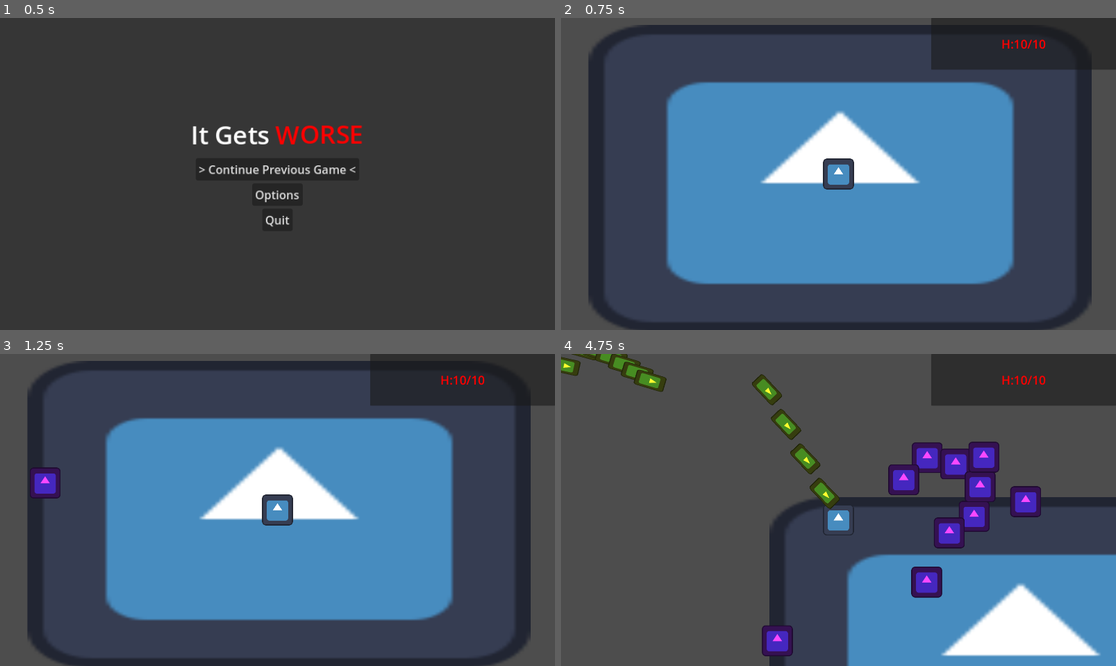
Above: before the commit, frames 1-4 (two rows, left to right).
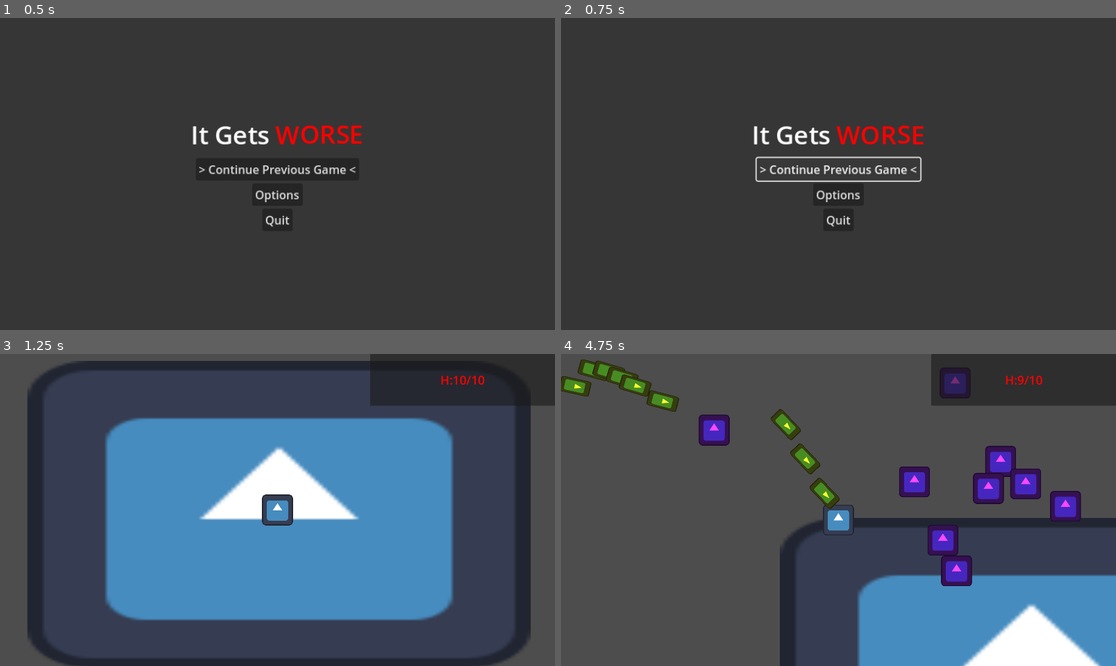
Above: after the commit, the same moments.

Repository: PixelSaver/it-gets-worse
Game: Godot game, scene res://UI/main_menu.tscn
Two runs of this game, one before a commit and one after it. Both use one fixed random seed, a clock stepped at 60 frames per second and the inputs below. The engine's default icon, where the game draws it, is replaced by a stand-in: a white triangle on a blue panel in a dark square.
Inputs (mouse positions are in pixels of both pictures, inside the frame that each line leads up to):
- Up to frame 1 (0.5 s): no input
- Up to frame 2 (0.75 s): click "> Continue Previous Game <" at 0.5 s
- Up to frame 3 (1.25 s): no input
- Up to frame 4 (4.75 s): tap Enter at 1.25 s; move the mouse to (810, 572) at 1.27 s; press the mouse at (810, 572) at 1.28 s; hold W (up) 1.28-2.78 s; move the mouse to (1005, 556) at 2.02 s; release the mouse at (1005, 556) at 2.03 s; click (1005, 556) at 2.1 s; move the mouse to (672, 463) at 2.77 s; press the mouse at (672, 463) at 2.78 s; hold A (left) 2.78-4.28 s; move the mouse to (866, 510) at 3.52 s; release the mouse at (866, 510) at 3.53 s; click (866, 510) at 3.6 s; move the mouse to (755, 432) at 4.27 s; press the mouse at (755, 432) at 4.28 s; hold S (down) from 4.28 s (still down)

Frame 1 is identical in both runs. In frame 2, 75% of the frame differs, in the area x 8-96%, y 2-98%; in frame 3, 0.5%; in frame 4, 20%.

Commit message:
death menu and pause menu

Diff:
--- a/Scenes/main.tscn
+++ b/Scenes/main.tscn
@@ -8,6 +8,8 @@
 [ext_resource type="PackedScene" uid="uid://ccmysrmb86a4n" path="res://Scripts/Components/hitbox_component.tscn" id="5_344ge"]
 [ext_resource type="Script" uid="uid://bb13lqpo43s7h" path="res://Scripts/bullet_container.gd" id="5_kry3j"]
 [ext_resource type="Script" uid="uid://bv1d4tq2qulb6" path="res://Scripts/ui.gd" id="8_344ge"]
+[ext_resource type="PackedScene" uid="uid://c6nbnwaqlkj43" path="res://UI/death_menu.tscn" id="9_ynf5e"]
+[ext_resource type="PackedScene" uid="uid://dagq5n6bqn3fv" path="res://UI/pause_menu.tscn" id="10_hptm8"]
 
 [sub_resource type="CircleShape2D" id="CircleShape2D_jjvhh"]
 radius = 65.0
@@ -182,4 +184,8 @@
 layout_mode = 2
 size_flags_vertical = 3
 
+[node name="DeathMenu" parent="UI" instance=ExtResource("9_ynf5e")]
+
+[node name="PauseMenu" parent="UI" instance=ExtResource("10_hptm8")]
+
 [connection signal="health_changed" from="Player/HealthComponent" to="UI" method="_on_health_component_health_changed"]
--- a/Scripts/global.gd
+++ b/Scripts/global.gd
@@ -1,4 +1,14 @@
 extends Node
+
+# Game State
+var state = 0
+enum STATE {
+	START_MENU,
+	PLAY,
+	UPGRADE,
+	PAUSE,
+	DEAD,
+}
 
 # Player
 var player : CharacterBody2D
--- a/Scripts/player.gd
+++ b/Scripts/player.gd
@@ -48,4 +48,4 @@
 			#self.damage_player(collider.get_atk())
 
 func kill():
-	pass
+	Global.ui.death_menu.open()
--- a/Scripts/ui.gd
+++ b/Scripts/ui.gd
@@ -1,14 +1,17 @@
 extends CanvasLayer
 class_name UI
 
-@onready var hud = $Control/HUD
-@onready var hud_text = hud.get_node("$HBoxContainer/Panel/RichTextLabel")
+@onready var hud = $Control/HUD as Control
+@onready var hud_text = hud.get_node(^"HBoxContainer/Panel/RichTextLabel") as RichTextLabel
 @onready var upgrade_panel = $Control/UpgradePanel
+@onready var death_menu = $DeathMenu as DeathMenu
 var ui : UI
+@onready var pause_menu: PauseMenu = $PauseMenu
+
+
 
 func _ready():
-	await Global.ui
-	ui = Global.ui
+	Global.ui = self
 
 func _on_health_component_health_changed(new_health: float, max_health:float) -> void:
 	hud_text.text = ""
@@ -16,4 +19,4 @@
 
 func _unhandled_input(event: InputEvent) -> void:
 	if event.is_action_pressed("escape"):
-		get_tree().paused = !get_tree().paused
+		pause_menu.open()
--- a/UI/death_menu.gd
+++ b/UI/death_menu.gd
@@ -14,11 +14,11 @@
 
 
 func open() -> void:
-	Global.game_state = Global.Game.DIED
+	#Global.game_state = Global.Game.DIED
 	show()
 	restart_button.grab_focus()
 
-	Global.release_mouse()
+	#Global.release_mouse()
 	get_tree().paused = true
 
 	modulate.a = 0.0
@@ -38,8 +38,8 @@
 	).set_trans(Tween.TRANS_CUBIC).set_ease(Tween.EASE_OUT)
 
 func _on_restart_button_pressed() -> void:
-	Global.reset()
-	get_tree().change_scene_to_file("res://Scenes/world.tscn")
+	#Global.reset()
+	get_tree().change_scene_to_file("res://Scenes/main.tscn")
 	#close()
 
 
--- /dev/null
+++ b/UI/death_menu.tscn
@@ -0,0 +1,62 @@
+[gd_scene load_steps=2 format=3 uid="uid://c6nbnwaqlkj43"]
+
+[ext_resource type="Script" uid="uid://ca40ljtycabjq" path="res://UI/death_menu.gd" id="1_l62cy"]
+
+[node name="DeathMenu" type="Control"]
+process_mode = 3
+layout_mode = 3
+anchors_preset = 15
+anchor_right = 1.0
+anchor_bottom = 1.0
+grow_horizontal = 2
+grow_vertical = 2
+script = ExtResource("1_l62cy")
+
+[node name="ColorRect" type="ColorRect" parent="."]
+layout_mode = 1
+anchors_preset = 15
+anchor_right = 1.0
+anchor_bottom = 1.0
+grow_horizontal = 2
+grow_vertical = 2
+color = Color(0, 0, 0, 0.294118)
+
+[node name="CenterContainer" type="CenterContainer" parent="ColorRect"]
+layout_mode = 1
+anchors_preset = 15
+anchor_right = 1.0
+anchor_bottom = 1.0
+offset_right = -1536.0
+offset_bottom = -864.0
+grow_horizontal = 2
+grow_vertical = 2
+scale = Vector2(3, 3)
+
+[node name="VBoxContainer" type="VBoxContainer" parent="ColorRect/CenterContainer"]
+custom_minimum_size = Vector2(400, 0)
+layout_mode = 2
+alignment = 1
+
+[node name="RichTextLabel" type="RichTextLabel" parent="ColorRect/CenterContainer/VBoxContainer"]
+layout_mode = 2
+bbcode_enabled = true
+text = "[font_size=35]I [color=red][shake]TOLD[/shake][/color] you [wave]. . ."
+fit_content = true
+scroll_active = false
+horizontal_alignment = 1
+
+[node name="MarginContainer" type="MarginContainer" parent="ColorRect/CenterContainer/VBoxContainer"]
+layout_mode = 2
+
+[node name="RestartButton" type="Button" parent="ColorRect/CenterContainer/VBoxContainer"]
+layout_mode = 2
+size_flags_horizontal = 4
+text = "Restart"
+
+[node name="QuitButton" type="Button" parent="ColorRect/CenterContainer/VBoxContainer"]
+layout_mode = 2
+size_flags_horizontal = 4
+text = "Quit"
+
+[connection signal="pressed" from="ColorRect/CenterContainer/VBoxContainer/RestartButton" to="." method="_on_restart_button_pressed"]
+[connection signal="pressed" from="ColorRect/CenterContainer/VBoxContainer/QuitButton" to="." method="_on_quit_button_pressed"]
--- a/UI/main_menu.gd
+++ b/UI/main_menu.gd
@@ -29,12 +29,13 @@
 		fade_out_duration
 	).set_trans(Tween.TRANS_CUBIC).set_ease(Tween.EASE_OUT)
 	tween.tween_callback(hide)
+	return
 
 
 func _on_start_button_pressed() -> void:
 	# TODO Add the begininning cutscene and stuff
 	get_tree().paused = false
-	close()
+	await get_tree().create_timer(0.5).timeout
 
 	get_tree().change_scene_to_packed(main_scene)
 
Not shown: 1 places in Scenes/main.tscn that only renumber resources
Not shown, changed: README.md
